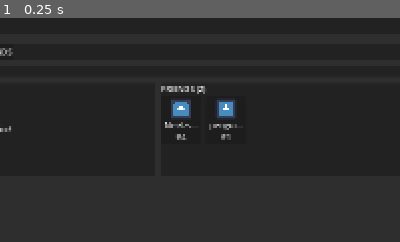
Above: before the commit, frame 1.
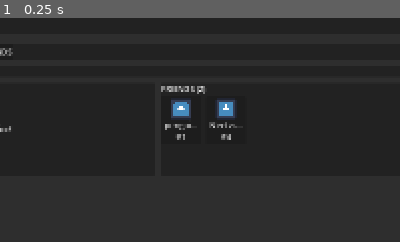
Above: after the commit, the same moment.

Repository: GYU-GAZE/NULL-NETWORK
Game: Godot game, scene res://apps/forum/profile/profile_app.tscn
Same seed, same stepped clock (60 frames per second), same inputs: the game is played once before the commit and once after it. This scene is started directly instead of the project's main scene. The engine's default icon, where the game draws it, is replaced by a stand-in: a white triangle on a blue panel in a dark square.
Inputs:
- Up to frame 1 (0.25 s): no input
The pictures show only the part of the screen within x 42-92%, y 14-64%; the shares and areas given below are measured in that part.

The runs differ from the first frame. In frame 1, 0.3% of the frame differs, in the area x 41-60%, y 46-55%.

Commit message:
Universal Friends

Diff:
--- a/apps/forum/profile/profile_app.gd
+++ b/apps/forum/profile/profile_app.gd
@@ -244,16 +244,18 @@
 	if current_user == null:
 		return
 
-	friends_preview_title_label.text = "FRIENDS (%d)" % current_user.friend_users.size()
-
-	if current_user.friend_users.is_empty():
+	var friends: Array[NetworkUserData] = _get_current_user_friends()
+
+	friends_preview_title_label.text = "FRIENDS (%d)" % friends.size()
+
+	if friends.is_empty():
 		_add_empty_label(friends_preview_grid, "No friends listed.")
 		return
 
-	var count: int = min(max_friends_preview, current_user.friend_users.size())
+	var count: int = min(max_friends_preview, friends.size())
 
 	for i in range(count):
-		var friend: NetworkUserData = current_user.friend_users[i]
+		var friend: NetworkUserData = friends[i]
 
 		if friend == null:
 			continue
@@ -267,13 +269,15 @@
 	if current_user == null:
 		return
 
-	friends_title_label.text = "FRIENDS (%d)" % current_user.friend_users.size()
-
-	if current_user.friend_users.is_empty():
+	var friends: Array[NetworkUserData] = _get_current_user_friends()
+
+	friends_title_label.text = "FRIENDS (%d)" % friends.size()
+
+	if friends.is_empty():
 		_add_empty_label(friends_grid, "No friends listed.")
 		return
 
-	for friend in current_user.friend_users:
+	for friend in friends:
 		if friend == null:
 			continue
 
@@ -491,3 +495,9 @@
 func _clear_container(container: Control) -> void:
 	for child in container.get_children():
 		child.queue_free()
+
+func _get_current_user_friends() -> Array[NetworkUserData]:
+	if current_user == null:
+		return []
+
+	return NetworkUserDatabase.get_resolved_friends_for_user(current_user)
--- a/core/autoloads/network_user_database.gd
+++ b/core/autoloads/network_user_database.gd
@@ -4,6 +4,8 @@
 
 var users: Array[NetworkUserData] = []
 var users_by_id: Dictionary = {}
+var users_by_lower_id: Dictionary = {}
+var resolved_friends_by_id: Dictionary = {}
 
 
 func _ready() -> void:
@@ -13,9 +15,12 @@
 func reload_users() -> void:
 	users.clear()
 	users_by_id.clear()
+	users_by_lower_id.clear()
+	resolved_friends_by_id.clear()
 
 	_load_users_from_folder(USERS_FOLDER)
 	_sort_users()
+	_rebuild_resolved_friend_links()
 
 
 func _load_users_from_folder(folder_path: String) -> void:
@@ -68,6 +73,7 @@
 			push_warning("NetworkUserDatabase: user_id duplicado: %s" % user.user_id)
 
 		users_by_id[user.user_id] = user
+		users_by_lower_id[user.user_id.to_lower()] = user
 
 	users.append(user)
 
@@ -86,6 +92,62 @@
 	return a.global_rank < b.global_rank
 
 
+func _rebuild_resolved_friend_links() -> void:
+	resolved_friends_by_id.clear()
+
+	for user in users:
+		if user == null:
+			continue
+
+		if user.user_id.is_empty():
+			continue
+
+		resolved_friends_by_id[user.user_id] = []
+
+	for user in users:
+		if user == null:
+			continue
+
+		if user.user_id.is_empty():
+			continue
+
+		for friend in user.friend_users:
+			if friend == null:
+				continue
+
+			if friend.user_id.is_empty():
+				continue
+
+			_add_resolved_friend(user, friend)
+			_add_resolved_friend(friend, user)
+
+
+func _add_resolved_friend(user: NetworkUserData, friend: NetworkUserData) -> void:
+	if user == null or friend == null:
+		return
+
+	if user.user_id.is_empty() or friend.user_id.is_empty():
+		return
+
+	if user.user_id == friend.user_id:
+		return
+
+	if not resolved_friends_by_id.has(user.user_id):
+		resolved_friends_by_id[user.user_id] = []
+
+	var friend_list: Array = resolved_friends_by_id[user.user_id]
+
+	for existing_friend in friend_list:
+		if existing_friend == null:
+			continue
+
+		if existing_friend.user_id == friend.user_id:
+			return
+
+	friend_list.append(friend)
+	friend_list.sort_custom(_sort_by_global_rank)
+
+
 func get_all_users() -> Array[NetworkUserData]:
 	return users.duplicate()
 
@@ -94,7 +156,54 @@
 	if user_id.is_empty():
 		return null
 
-	return users_by_id.get(user_id, null)
+	if users_by_id.has(user_id):
+		return users_by_id[user_id]
+
+	return users_by_lower_id.get(user_id.to_lower(), null)
+
+
+func get_resolved_friends_for_user(user: NetworkUserData) -> Array[NetworkUserData]:
+	if user == null:
+		return []
+
+	return get_resolved_friends_for_user_id(user.user_id)
+
+
+func get_resolved_friends_for_user_id(user_id: String) -> Array[NetworkUserData]:
+	if user_id.is_empty():
+		return []
+
+	var user: NetworkUserData = get_user_by_id(user_id)
+
+	if user == null:
+		return []
+
+	var friend_list: Array = resolved_friends_by_id.get(user.user_id, [])
+	var result: Array[NetworkUserData] = []
+
+	for friend in friend_list:
+		if friend == null:
+			continue
+
+		result.append(friend)
+
+	return result
+
+
+func are_users_friends(user_a: NetworkUserData, user_b: NetworkUserData) -> bool:
+	if user_a == null or user_b == null:
+		return false
+
+	var friends: Array[NetworkUserData] = get_resolved_friends_for_user(user_a)
+
+	for friend in friends:
+		if friend == null:
+			continue
+
+		if friend.user_id == user_b.user_id:
+			return true
+
+	return false
 
 
 func get_ranked_users() -> Array[NetworkUserData]:
